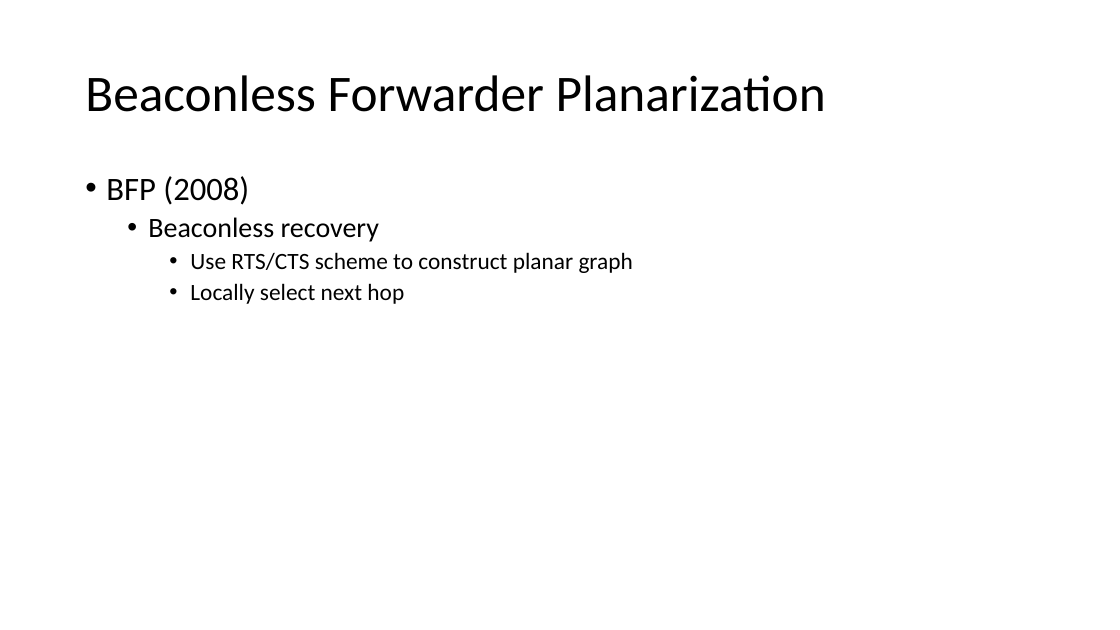
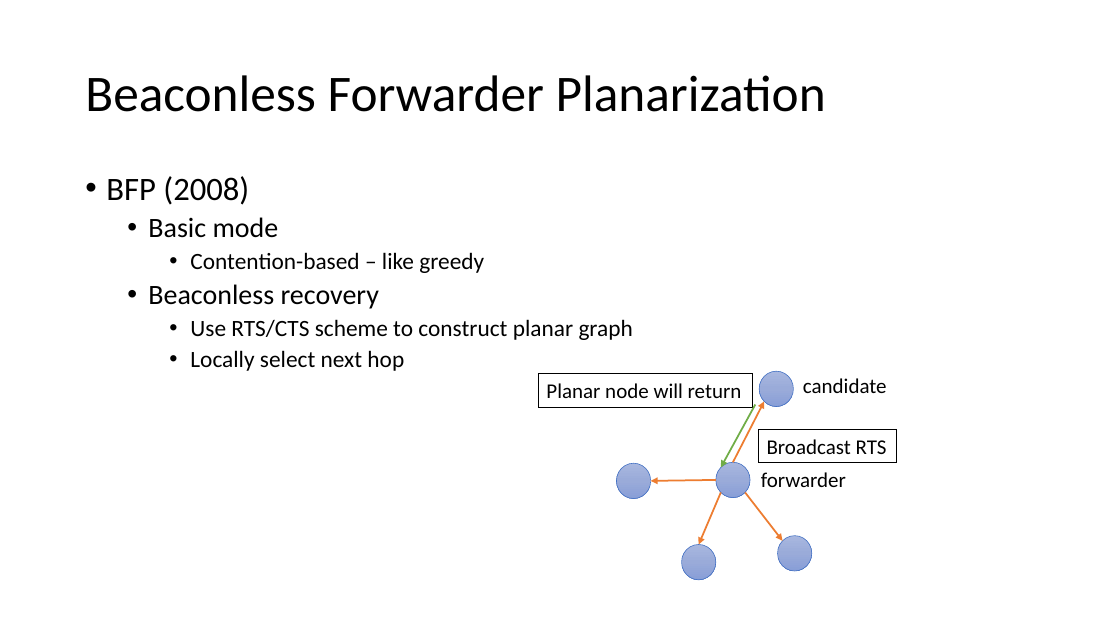
Before and after one commit to hungtt28/GeoRouting, a slide deck: slide 11 of doc/Beaconless-overview.pptx. Drawn at 1120x630 pixels with LibreOffice and Linux fonts; fonts in the diff are those of the drawing. Boxes give left, top, right and bottom in pixels: in the first picture for what was removed or moved away, otherwise in the second. Text is boxed around its words. In the diff, an @@ line names an element or a change of style, - is before the commit and + after.

Commit message:
Beaconless overview

```diff
--- a/doc/Beaconless-overview.pptx
+++ b/doc/Beaconless-overview.pptx
@@ text at (x1=148, y1=217, x2=484, y2=273): paragraphs added @@
+  • Basic mode
+    • Contention-based – like greedy
@@ rectangle added at (x1=539, y1=373, x2=753, y2=407), outline #000000 0.75 pt, 18 pt, text #000000 @@
+Planar node will return
@@ ellipse added at (x1=760, y1=371, x2=794, y2=407), fill gradient #A8B7DF to #9AABD9 to #889ED7, outline #4472C4 0.5 pt @@
@@ text added at (x1=803, y1=378, x2=887, y2=393), 18 pt, text #000000 @@
+candidate
@@ arrow added from (755, 405) to (721, 467), #70AD47 1.5 pt @@
@@ arrow added from (734, 462) to (765, 402), #ED7D31 1.5 pt @@
@@ rectangle added at (x1=759, y1=429, x2=897, y2=463), outline #000000 0.75 pt, 18 pt, text #000000 @@
+Broadcast RTS
@@ ellipse added at (x1=617, y1=463, x2=651, y2=498), fill gradient #A8B7DF to #9AABD9 to #889ED7, outline #4472C4 0.5 pt @@
@@ ellipse added at (x1=716, y1=462, x2=750, y2=497), fill gradient #A8B7DF to #9AABD9 to #889ED7, outline #4472C4 0.5 pt @@
@@ text added at (x1=761, y1=472, x2=846, y2=487), 18 pt, text #000000 @@
+forwarder
@@ arrow added from (716, 480) to (651, 481), #ED7D31 1.5 pt @@
@@ arrow added from (721, 492) to (699, 544), #ED7D31 1.5 pt @@
@@ arrow added from (745, 492) to (783, 541), #ED7D31 1.5 pt @@
@@ ellipse added at (x1=778, y1=536, x2=812, y2=571), fill gradient #A8B7DF to #9AABD9 to #889ED7, outline #4472C4 0.5 pt @@
@@ ellipse added at (x1=681, y1=544, x2=716, y2=580), fill gradient #A8B7DF to #9AABD9 to #889ED7, outline #4472C4 0.5 pt @@
```
Also in this commit, not shown: 2 other slides changed, 1 slide added, 2 other files.
